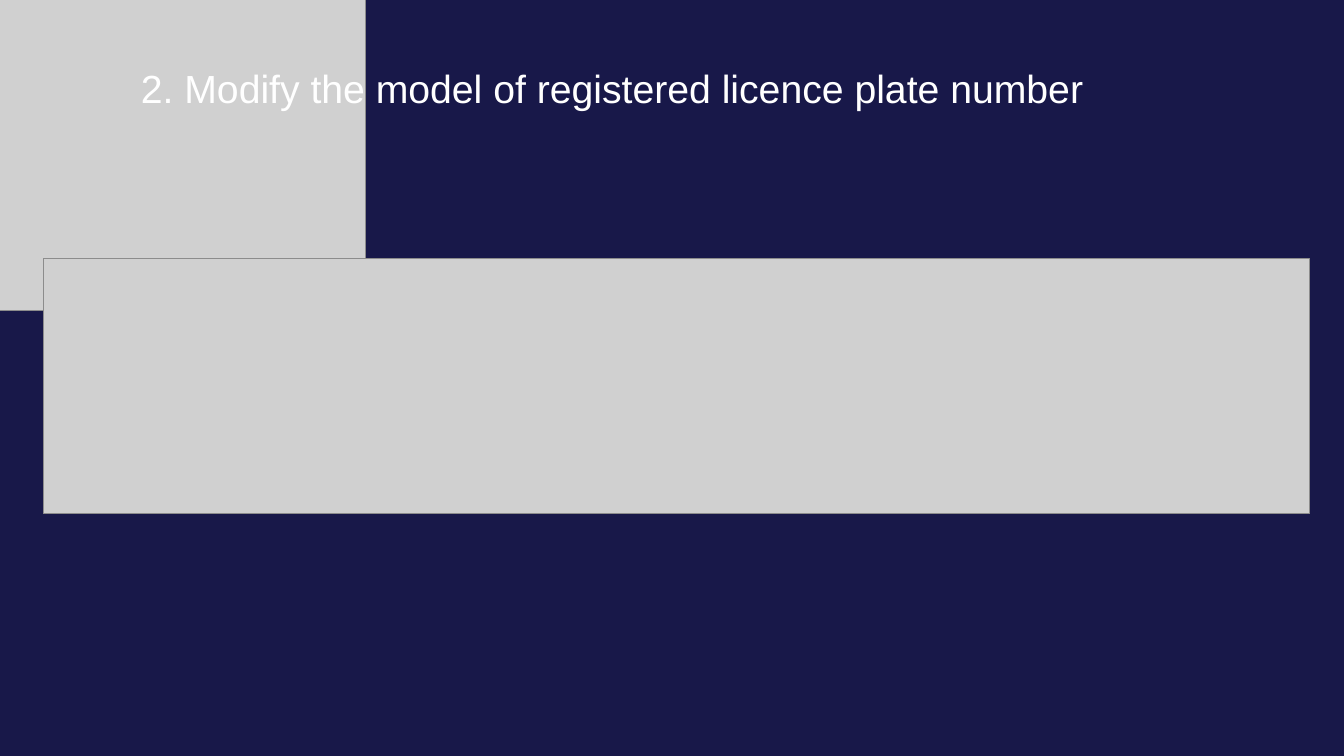
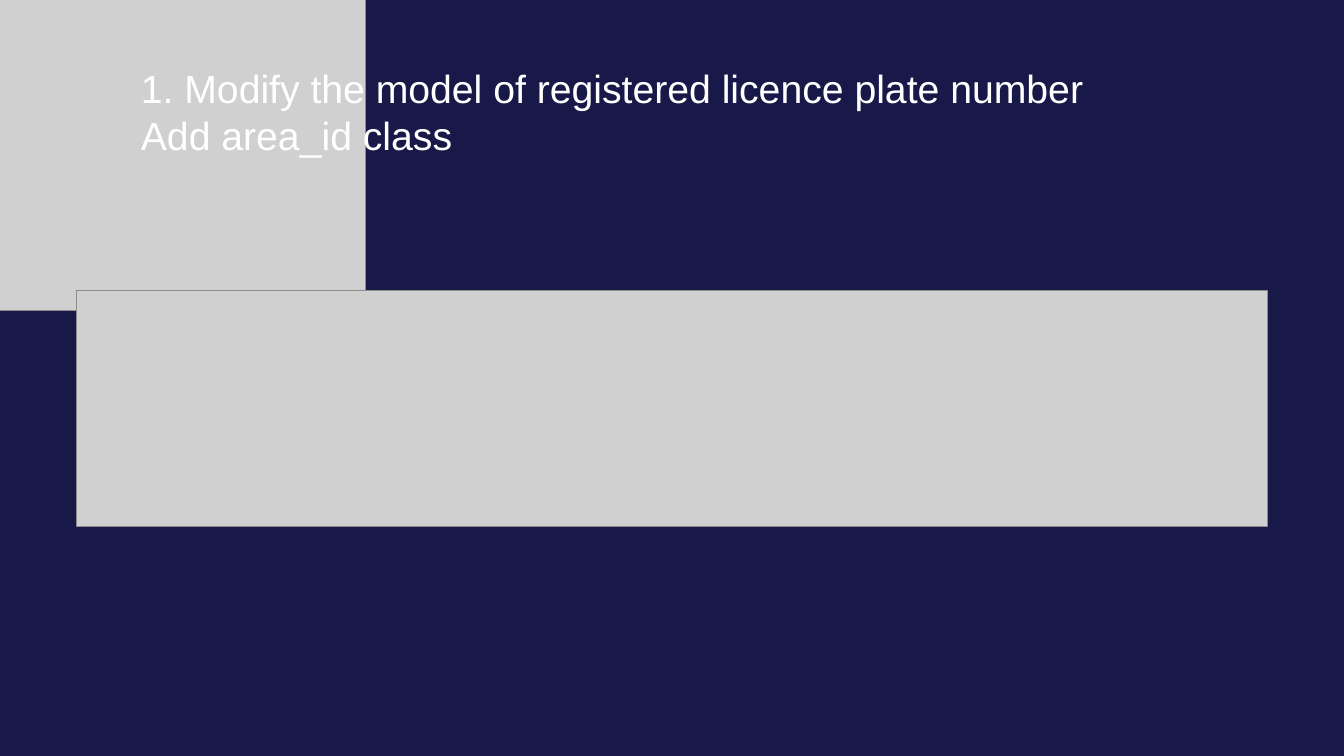
Before and after one commit to LZPMPC005L/Vehicle-management, a slide deck: slide 11 of Vehicle management.pptx (slide 5 before the commit). Drawn at 1344x756 pixels with LibreOffice and Linux fonts; fonts in the diff are those of the drawing; grey boxes stand for pictures. Boxes give left, top, right and bottom in pixels: in the first picture for what was removed or moved away, otherwise in the second. Text is boxed around its words. In the diff, an @@ line names an element or a change of style, - is before the commit and + after.

```diff
--- a/Vehicle management.pptx
+++ b/Vehicle management.pptx
@@ text at (141, 74, 1083, 158): text changed @@
-2. Modify the model of registered licence plate number
+1. Modify the model of registered licence plate number
+Add area_id class
@@ picture: place and size @@
-picture at (43, 259, 1311, 514)
+picture at (77, 291, 1268, 526)
```
Also in this commit, not shown: 4 other slides changed, 15 slides added, 10 slides removed, 12 other files.
